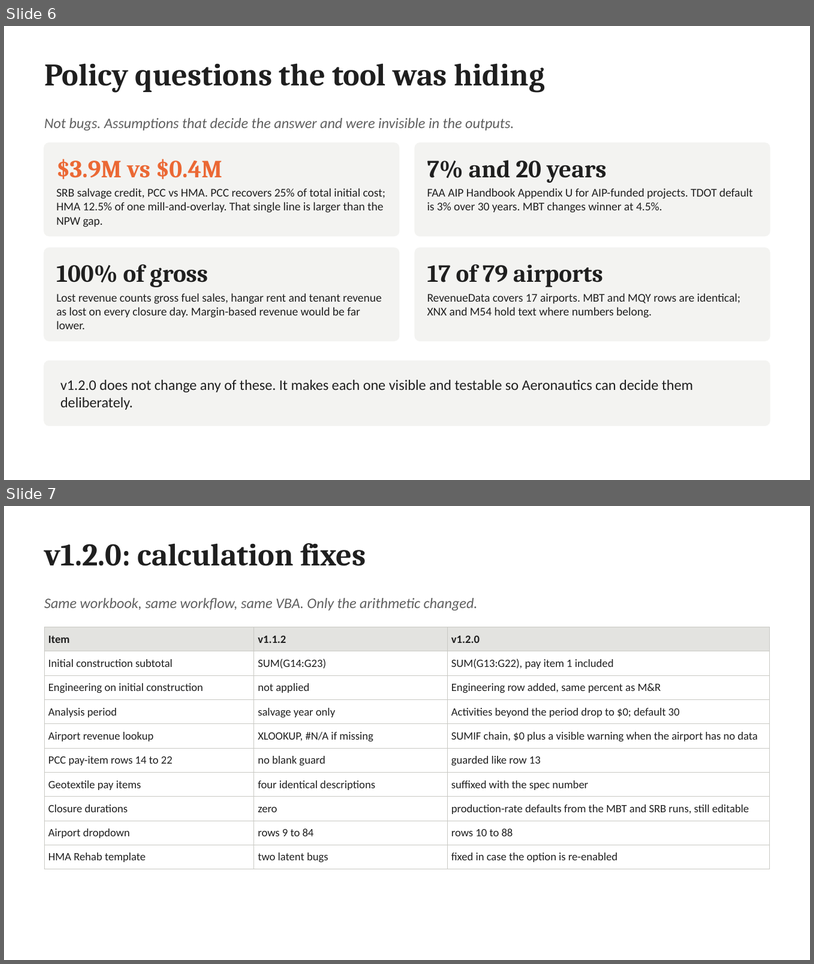
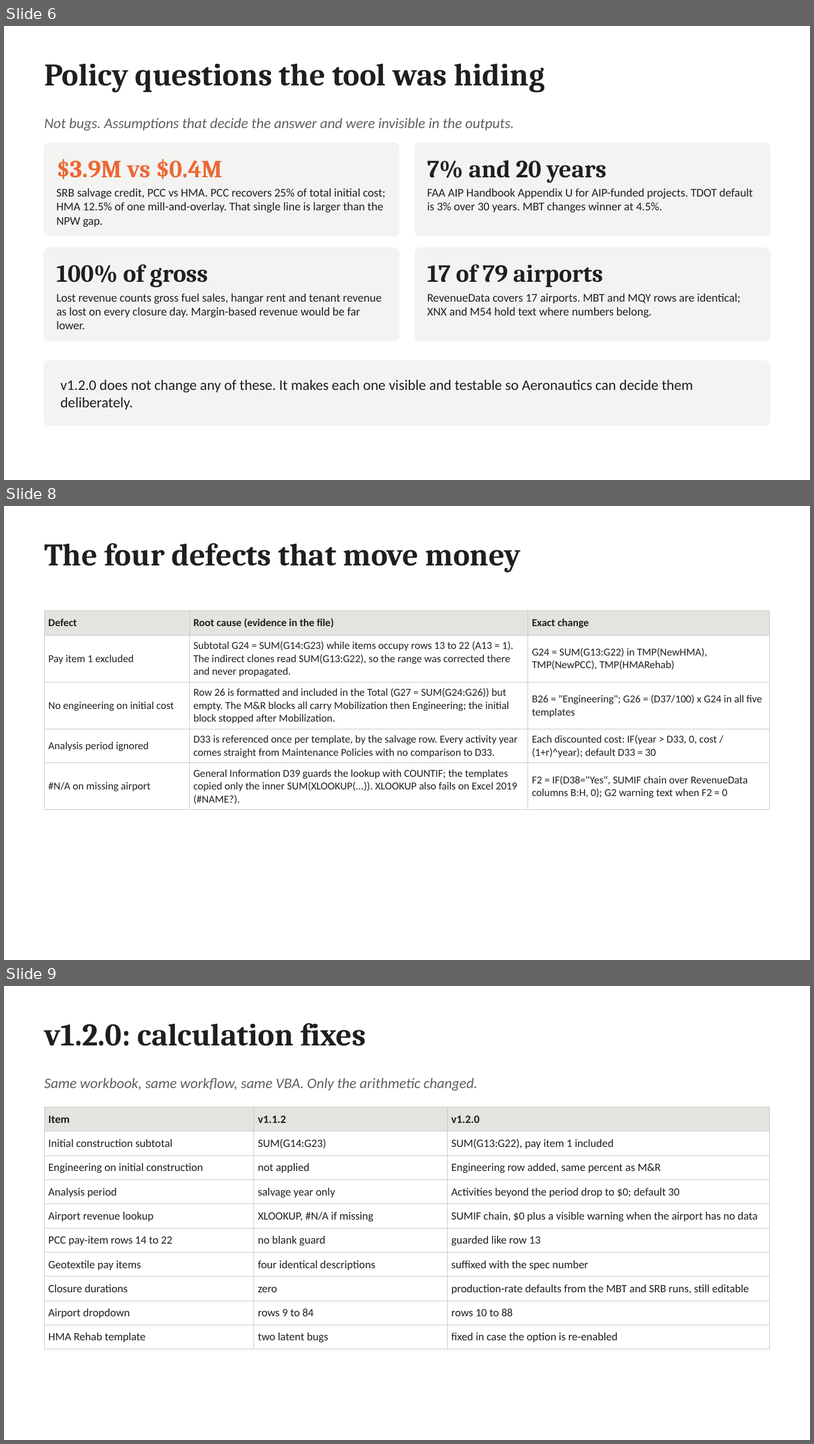
Before and after one commit to JosephD130/lcca-dashboard, a slide deck: tdot-lcca/TDOT_LCCA_Review_and_v1.2.0_Update.pptx. Shown one above the other, each under a label of ours: slides 6 and 7 before the commit, slides 6, 8 and 9 after it; the slides between them are not shown. The pictures are 814x964 and 814x1444 pixels, drawn with LibreOffice and Linux fonts; fonts in the diff are those of the drawing. Boxes give left, top, right and bottom in pixels: in the first picture for what was removed or moved away, otherwise in the second. Text is boxed around its words. In the diff, an @@ line names an element or a change of style, - is before the commit and + after.

```diff
--- a/tdot-lcca/TDOT_LCCA_Review_and_v1.2.0_Update.pptx
+++ b/tdot-lcca/TDOT_LCCA_Review_and_v1.2.0_Update.pptx
@@ slide 8 added at bbox=[4, 506, 810, 960], background #FFFFFF @@
@@ text added at bbox=[44, 543, 521, 572], 28 pt, text #1F1F1F, bold @@
+The four defects that move money
@@ table added at bbox=[44, 611, 770, 807], 5 rows, 3 columns @@
+Defect | Root cause (evidence in the file) | Exact change
+Pay item 1 excluded | Subtotal G24 = SUM(G14:G23) while items occupy rows 13 to 22 (A13 = 1). The indirect clones read SUM(G13:G22), so the range was corrected there and never propagated. | G24 = SUM(G13:G22) in TMP(NewHMA), TMP(NewPCC), TMP(HMARehab)
+No engineering on initial cost | Row 26 is formatted and included in the Total (G27 = SUM(G24:G26)) but empty. The M&R blocks all carry Mobilization then Engineering; the initial block stopped after Mobilization. | B26 = "Engineering"; G26 = (D37/100) x G24 in all five templates
+Analysis period ignored | D33 is referenced once per template, by the salvage row. Every activity year comes straight from Maintenance Policies with no comparison to D33. | Each discounted cost: IF(year > D33, 0, cost / (1+r)^year); default D33 = 30
+#N/A on missing airport | General Information D39 guards the lookup with COUNTIF; the templates copied only the inner SUM(XLOOKUP(...)). XLOOKUP also fails on Excel 2019 (#NAME?). | F2 = IF(D38="Yes", SUMIF chain over RevenueData columns B:H, 0); G2 warning text when F2 = 0
@@ what was slide 7 is now slide 9 @@
```
Also in this commit, not shown: 1 other slide added, 6 other files.
